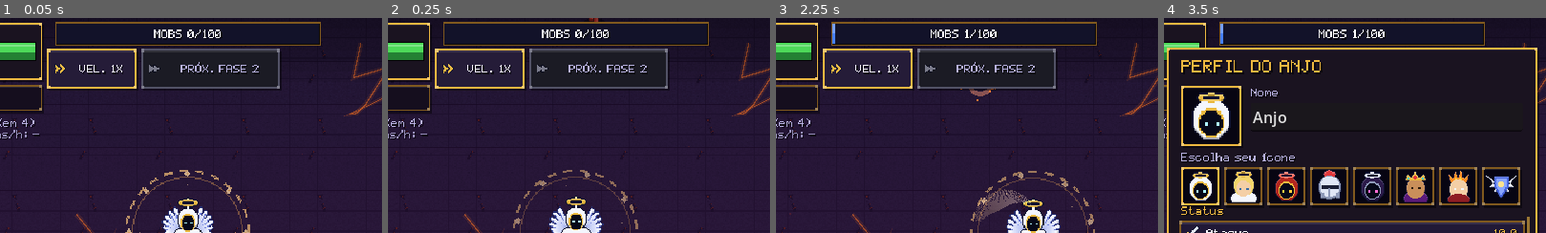
Above: before the commit, frames 1-4 (left to right).
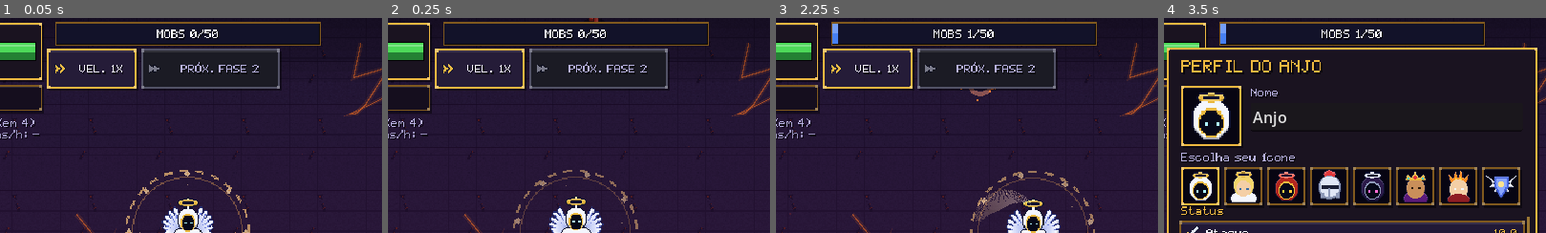
Above: after the commit, the same moments.

Repository: Bueno-N/angelic-ascension
Game: Godot game, scene res://scenes/main.tscn
The game is run twice, just before and just after one commit, with the same random seed, the same clock (stepped at 60 frames per second) and the same inputs. This scene is started directly instead of the project's main scene.
Inputs (mouse positions are % of the whole screen's width and height, from its top left):
- Up to frame 1 (0.05 s): no input
- Up to frame 2 (0.25 s): no input
- Up to frame 3 (2.25 s): tap Enter at 0.5 s; drag from (86, 88) to (60, 28) at 0.52 s; drag from (22, 69) to (45, 70) at 1.27 s; move the mouse to (5, 8) at 2.02 s; hold Right (ui_right) from 2.03 s (still down); tap 1 at 2.1 s; click (5, 8) at 2.17 s
- Up to frame 4 (3.5 s): release Right (ui_right) at 2.75 s; tap Space at 2.75 s; drag from (92, 7) to (20, 35) at 2.77 s
The pictures show only the part of the screen within x 25-75%, y 0-50%; the shares and areas given below are measured in that part.

The runs differ from the first frame. In frame 1, 0.6% of the frame differs, in the area x 40-59%, y 5-11%; in frame 2, 0.6%; in frame 3, 0.6%, in the area x 15-58%, y 2-12%; in frame 4, 0.6%.

Commit message:
chefes com skill unicas, fases comecam com 50 mobs

Diff:
--- a/data/balance.gd
+++ b/data/balance.gd
@@ -21,10 +21,12 @@
 const ENEMY_DMG_GROWTH := 1.09
 const ENEMY_GOLD_GROWTH := 1.10
 # Ritmo: a fase é longa porque os inimigos chegam em fluxo (SPAWN_INTERVAL) e o nº simultâneo é limitado.
-# Tempo mínimo de uma fase ~= ENEMY_COUNT * SPAWN_INTERVAL (fase 1: ~100 s). Alvo: ~32 fases/h no início.
-const ENEMY_COUNT_BASE := 100
-const ENEMY_COUNT_PER_STAGE := 0.5
-const ENEMY_COUNT_MAX := 180
+# Mobs por fase: começa em 50 e sobe +5 a cada 5 fases (fases 1-5: 50, 6-10: 55, 11-15: 60...).
+# A horda acelera dentro da fase (SPAWN_ACCEL_SECONDS), então o tempo real é menor que contagem x SPAWN_INTERVAL.
+const ENEMY_COUNT_BASE := 50
+const ENEMY_COUNT_STEP := 5           # mobs a mais a cada degrau
+const ENEMY_COUNT_STEP_EVERY := 5     # tamanho do degrau, em fases
+const ENEMY_COUNT_MAX := 180          # teto (atingido na fase 131); aumente aqui se quiser que o aumento continue
 const BOSS_HP_MULT := 30.0
 const BOSS_DMG_MULT := 3.0
 const BOSS_GOLD_MULT := 25.0
--- a/data/enemies_db.gd
+++ b/data/enemies_db.gd
@@ -21,12 +21,12 @@
 const SPRITE_SCALE := 2.0   # os sprites são pixel art: escala inteira mantém os pixels nítidos
 const BOSS_BASE := {"hp": 20.0, "dmg": 5.0, "speed": 55.0, "gold": 2.0, "radius": 42.0}
 
-# Cada chefe tem exatamente 2 habilidades (implementação em runtime: etapa futura).
+# Cada chefe tem exatamente 2 habilidades, e NENHUMA é repetida entre chefes (cada um tem as suas).
 const BOSSES := [
     {"id": "baal", "sprite": "boss_baal", "name": "Baal, o Devorador", "color": "#7a0f0f", "abilities": ["area_slam", "charge"]},
     {"id": "mordath", "sprite": "boss_mordath", "name": "Mordath, Senhor das Sombras", "color": "#2a1a4a", "abilities": ["summon_demons", "hellfire_projectiles"]},
-    {"id": "ignarr", "sprite": "boss_ignarr", "name": "Ignarr, Fera Infernal", "color": "#a8410f", "abilities": ["charge", "area_slam"]},
-    {"id": "azazel", "sprite": "boss_azazel", "name": "Azazel, Arauto do Abismo", "color": "#4a0f3a", "abilities": ["hellfire_projectiles", "summon_demons"]},
+    {"id": "ignarr", "sprite": "boss_ignarr", "name": "Ignarr, Fera Infernal", "color": "#a8410f", "abilities": ["meteor_rain", "flame_breath"]},
+    {"id": "azazel", "sprite": "boss_azazel", "name": "Azazel, Arauto do Abismo", "color": "#4a0f3a", "abilities": ["shadow_step", "soul_orbs"]},
 ]
 
 # Habilidades de chefes e inimigos especiais (todos os números aqui).
@@ -43,6 +43,16 @@
         "count": 3},
     "hellfire_projectiles": {"name": "Projéteis infernais", "cooldown": 8.0, "telegraph": 0.8, "min_range": 0.0, "max_range": 800.0,
         "count": 5, "speed": 260.0, "spread_deg": 60.0, "dmg_mult": 0.6, "hit_radius": 14.0},
+    # --- Ignarr (chefe 3): fogo ---
+    "meteor_rain": {"name": "Chuva de meteoros", "cooldown": 11.0, "telegraph": 1.4, "min_range": 0.0, "max_range": 99999.0,
+        "count": 5, "radius": 75.0, "scatter": 230.0, "dmg_mult": 1.6},
+    "flame_breath": {"name": "Sopro flamejante", "cooldown": 6.0, "telegraph": 0.9, "min_range": 0.0, "max_range": 360.0,
+        "range": 380.0, "half_angle_deg": 35.0, "dmg_mult": 1.7},
+    # --- Azazel (chefe 4): abismo ---
+    "shadow_step": {"name": "Passo sombrio", "cooldown": 10.0, "telegraph": 1.0, "min_range": 200.0, "max_range": 99999.0,
+        "land_offset": 100.0, "radius": 130.0, "dmg_mult": 1.6},
+    "soul_orbs": {"name": "Orbes de almas", "cooldown": 9.0, "telegraph": 0.9, "min_range": 0.0, "max_range": 900.0,
+        "count": 4, "speed": 170.0, "homing": 1.4, "life": 5.0, "dmg_mult": 0.9, "hit_radius": 16.0},
     "fire_bolt": {"name": "Bola de fogo", "cooldown": 3.5, "telegraph": 0.4, "min_range": 0.0, "max_range": 420.0,
         "speed": 300.0, "dmg_mult": 1.0, "hit_radius": 12.0},
     "life_steal": {"name": "Drenar vida", "cooldown": 4.0, "telegraph": 0.5, "min_range": 0.0, "max_range": 200.0,
--- a/scripts/logic/stage_logic.gd
+++ b/scripts/logic/stage_logic.gd
@@ -48,7 +48,8 @@
     return maxi(1, floori(float(stage) / float(Balance.BOSS_EVERY)))
 
 static func enemy_count(stage: int) -> int:
-    return mini(Balance.ENEMY_COUNT_MAX, Balance.ENEMY_COUNT_BASE + int(Balance.ENEMY_COUNT_PER_STAGE * float(stage - 1)))
+    var steps: int = floori(float(maxi(1, stage) - 1) / float(Balance.ENEMY_COUNT_STEP_EVERY))
+    return mini(Balance.ENEMY_COUNT_MAX, Balance.ENEMY_COUNT_BASE + Balance.ENEMY_COUNT_STEP * steps)
 
 static func max_alive(stage: int) -> int:
     return mini(Balance.ALIVE_MAX, Balance.ALIVE_BASE + int(Balance.ALIVE_PER_STAGE * float(stage - 1)))
--- a/scripts/runtime/enemy.gd
+++ b/scripts/runtime/enemy.gd
@@ -27,6 +27,7 @@
 var _cast_dir := Vector2.ZERO
 var _dash_t := 0.0
 var _dash_hit := false
+var _cast_pts: Array = []     # alvos (posições globais) avisados no telegraph: meteoros, destino do passo sombrio
 
 func setup(d: Dictionary, st: int, boss: bool, target: Player, summon: bool = false, mini: Dictionary = {}) -> void:
     player = target
@@ -154,8 +155,28 @@
     _cast_id = id
     _cast_t = float(EnemiesDB.ABILITIES[id]["telegraph"])
     _cast_dir = to.normalized()
+    _cast_pts = _plan_targets(id)
     abilities.start(id, EnemiesDB.ABILITIES)
     _play("cast")   # pose de conjuração durante o aviso
+
+## Alvos escolhidos NO INÍCIO do aviso (o jogador vê onde vai cair e pode sair do lugar).
+func _plan_targets(id: String) -> Array:
+    var cfg: Dictionary = EnemiesDB.ABILITIES[id]
+    var area := get_viewport().get_visible_rect().size
+    var pts: Array = []
+    if id == "meteor_rain":
+        var rng := RandomNumberGenerator.new()
+        rng.randomize()
+        for i in range(int(cfg["count"])):
+            var p: Vector2 = player.global_position   # o primeiro cai exatamente onde o anjo está
+            if i > 0:
+                p += Vector2.from_angle(rng.randf() * TAU) * rng.randf_range(40.0, float(cfg["scatter"]))
+            pts.append(p.clamp(Vector2(20, 20), area - Vector2(20, 20)))
+    elif id == "shadow_step":
+        var ang: float = randf() * TAU
+        var p2: Vector2 = player.global_position + Vector2.from_angle(ang) * float(cfg["land_offset"])
+        pts.append(p2.clamp(Vector2(20, 20), area - Vector2(20, 20)))
+    return pts
 
 func _execute_ability() -> void:
     var id := _cast_id
@@ -176,6 +197,39 @@
             _summon(int(cfg["count"]))
         "hellfire_projectiles":
             _fan(cfg)
+        "meteor_rain":
+            var hit_by_meteor := false
+            for pt in _cast_pts:
+                SpriteFx.spawn(get_parent(), "fx_fireball", pt, 3.0, Color(1.0, 0.5, 0.15))
+                SpriteFx.spawn(get_parent(), "fx_burst", pt, float(cfg["radius"]) * 2.0 / 64.0, Color(1.0, 0.45, 0.1))
+                if not hit_by_meteor and player.global_position.distance_to(pt) <= float(cfg["radius"]):
+                    hit_by_meteor = true
+                    player.take_damage(dmg * float(cfg["dmg_mult"]))
+        "flame_breath":
+            var rng_f: float = float(cfg["range"])
+            for f in [0.35, 0.65, 1.0]:
+                _burst_at(global_position + _cast_dir * rng_f * f, rng_f * f * 0.5, Color(1.0, 0.5, 0.1))
+            var to_p: Vector2 = player.global_position - global_position
+            var inside: bool = to_p.length() <= rng_f + 20.0 \
+                and absf(angle_difference(_cast_dir.angle(), to_p.angle())) <= deg_to_rad(float(cfg["half_angle_deg"]))
+            if inside:
+                player.take_damage(dmg * float(cfg["dmg_mult"]))
+        "shadow_step":
+            _burst(float(cfg["radius"]) * 0.6, Color(0.5, 0.2, 0.8))      # some no ponto de partida
+            if not _cast_pts.is_empty():
+                position = _cast_pts[0]
+                _burst(float(cfg["radius"]), Color(0.6, 0.25, 0.9))       # surge no destino avisado
+                if player.global_position.distance_to(global_position) <= float(cfg["radius"]):
+                    player.take_damage(dmg * float(cfg["dmg_mult"]))
+        "soul_orbs":
+            _burst(70.0, Color(0.6, 0.3, 0.9))
+            var n_orbs: int = int(cfg["count"])
+            var base_ang: float = randf() * TAU
+            for i in range(n_orbs):
+                var p := _shoot(Vector2.from_angle(base_ang + TAU * float(i) / float(n_orbs)), cfg, 1.0)
+                p.homing = float(cfg["homing"])
+                p.life = float(cfg["life"])
+                p.tint = Color(0.7, 0.4, 1.0)
         "fire_bolt":
             _shoot((player.global_position - global_position).normalized(), cfg, 1.0)
         "life_steal":
@@ -199,9 +253,12 @@
         player.take_damage(dmg * float(cfg["dmg_mult"]))
 
 func _burst(r: float, col: Color) -> void:
-    SpriteFx.spawn(get_parent(), "fx_burst", global_position, r * 2.0 / 64.0, col)
-
-func _shoot(dir: Vector2, cfg: Dictionary, dmg_scale: float) -> void:
+    _burst_at(global_position, r, col)
+
+func _burst_at(pos: Vector2, r: float, col: Color) -> void:
+    SpriteFx.spawn(get_parent(), "fx_burst", pos, r * 2.0 / 64.0, col)
+
+func _shoot(dir: Vector2, cfg: Dictionary, dmg_scale: float) -> EnemyProjectile:
     var p := EnemyProjectile.new()
     p.position = global_position
     p.velocity = dir * float(cfg["speed"])
@@ -209,6 +266,7 @@
     p.hit_radius = float(cfg["hit_radius"])
     p.player = player
     get_parent().add_child(p)
+    return p
 
 func _fan(cfg: Dictionary) -> void:
     var n: int = int(cfg["count"])
@@ -257,5 +315,26 @@
                 draw_line(Vector2.ZERO, _cast_dir.rotated(ang) * 420.0, warn, 4.0)
         "summon_demons":
             draw_arc(Vector2.ZERO, radius + 20.0, 0.0, TAU, 32, Color(0.7, 0.3, 1.0, 0.4 + 0.5 * t), 4.0)
+        "meteor_rain":
+            for pt in _cast_pts:
+                var lp: Vector2 = to_local(pt)
+                draw_circle(lp, float(cfg["radius"]), warn)
+                draw_arc(lp, float(cfg["radius"]), 0.0, TAU, 32, Color(1.0, 0.55, 0.15, 0.9), 3.0)
+        "flame_breath":
+            var half: float = deg_to_rad(float(cfg["half_angle_deg"]))
+            var cone := PackedVector2Array([Vector2.ZERO])
+            for k in range(9):
+                cone.append(_cast_dir.rotated(-half + 2.0 * half * float(k) / 8.0) * float(cfg["range"]))
+            draw_colored_polygon(cone, Color(1.0, 0.4, 0.1, 0.18 + 0.4 * t))
+        "shadow_step":
+            for pt in _cast_pts:
+                var lp2: Vector2 = to_local(pt)
+                draw_line(Vector2.ZERO, lp2, Color(0.6, 0.3, 0.9, 0.25), 3.0)
+                draw_circle(lp2, float(cfg["radius"]), Color(0.55, 0.2, 0.85, 0.2 + 0.4 * t))
+                draw_arc(lp2, float(cfg["radius"]), 0.0, TAU, 40, Color(0.75, 0.4, 1.0, 0.9), 3.0)
+        "soul_orbs":
+            draw_arc(Vector2.ZERO, radius + 20.0, 0.0, TAU, 32, Color(0.6, 0.3, 1.0, 0.4 + 0.5 * t), 4.0)
+            for k in range(int(cfg["count"])):
+                draw_circle(Vector2.from_angle(TAU * float(k) / float(cfg["count"])) * (radius + 20.0), 6.0, Color(0.8, 0.5, 1.0, 0.9))
         _:
             draw_arc(Vector2.ZERO, radius + 10.0, 0.0, TAU, 24, warn, 4.0)
--- a/scripts/runtime/enemy_projectile.gd
+++ b/scripts/runtime/enemy_projectile.gd
@@ -7,15 +7,24 @@
 var damage := 1.0
 var hit_radius := 14.0
 var life := 4.0
+var homing := 0.0                    # rad/s de curva em direção ao anjo (0 = reto)
+var tint := Color.WHITE
 var player: Player
+var _spr: AnimatedSprite2D
 
 func _ready() -> void:
-    var s := SpriteLib.make("fx_fireball", "play", 1.6)
-    s.rotation = velocity.angle()
-    add_child(s)
+    _spr = SpriteLib.make("fx_fireball", "play", 1.6)
+    _spr.rotation = velocity.angle()
+    _spr.modulate = tint
+    add_child(_spr)
 
 func _process(delta: float) -> void:
     life -= delta
+    if homing > 0.0 and player != null and is_instance_valid(player):
+        var want: float = (player.global_position - global_position).angle()
+        velocity = velocity.rotated(clampf(angle_difference(velocity.angle(), want), -homing * delta, homing * delta))
+        if _spr != null:
+            _spr.rotation = velocity.angle()
     position += velocity * delta
     if player != null and is_instance_valid(player) and player.global_position.distance_to(global_position) <= hit_radius + 16.0:
         player.take_damage(damage)
--- a/scripts/runtime/main.gd
+++ b/scripts/runtime/main.gd
@@ -176,13 +176,13 @@
             GameState.menu_action("opt|vol|10")
             _opt_ok = _opt_ok and UiLogic.fx_enabled(GameState.state["settings"]) and OptionsLogic.volume(GameState.state["settings"]) >= 10
         2960:
-            stage_mgr.start_stage(30)    # chefe 3 (Ignarr): sprite, pancada e investida
-        3040:
-            stage_mgr.start_stage(40)    # chefe 4 (Azazel): sprite, projéteis e invocação
-        3120:
+            stage_mgr.start_stage(30)    # chefe 3 (Ignarr): chuva de meteoros + sopro flamejante
+        3560:
+            stage_mgr.start_stage(40)    # chefe 4 (Azazel): passo sombrio + orbes de almas
+        4160:
             stage_mgr.start_stage(5)     # mini-chefe 1 (Capitão Infernal) no fim da horda
             stage_mgr.to_spawn = 2
-        3500:
+        4540:
             stage_mgr.start_stage(15)    # mini-chefe 2 (Cérbero das Cinzas)
             stage_mgr.to_spawn = 2
     # interface: menu (todas as abas) e perfil, com o desenho real rodando em frames seguidos
@@ -193,7 +193,7 @@
         if step == last_step:
             GameState.set_profile("Teste", 3)
             _profile_ok = str(GameState.state["profile"]["name"]) == "Teste" and int(GameState.state["profile"]["avatar"]) == 3
-    if _frames >= 3900:
+    if _frames >= 4940:
         var s: Dictionary = GameState.state
         var kinds: Array = _ability_kinds.keys()
         kinds.sort()
--- a/tests/test_enemy_abilities.gd
+++ b/tests/test_enemy_abilities.gd
@@ -7,8 +7,27 @@
         for a in b["abilities"]:
             check(EnemiesDB.ABILITIES.has(a), "habilidade definida: " + str(a))
             seen[a] = true
-    for need in ["area_slam", "charge", "summon_demons", "hellfire_projectiles"]:
+    for need in ["area_slam", "charge", "summon_demons", "hellfire_projectiles", "meteor_rain", "flame_breath", "shadow_step", "soul_orbs"]:
         check(seen.has(need), "design pede: " + need)
+
+func test_every_boss_has_its_own_unique_abilities() -> void:
+    var owner_of := {}
+    for b in EnemiesDB.BOSSES:
+        for ab in b["abilities"]:
+            check(not owner_of.has(ab), "habilidade %s repetida entre %s e %s" % [ab, owner_of.get(ab, ""), b["name"]])
+            owner_of[ab] = b["name"]
+    check(owner_of.size() == EnemiesDB.BOSSES.size() * 2, "8 habilidades distintas para 4 chefes")
+    check(EnemiesDB.BOSSES[2]["abilities"] == ["meteor_rain", "flame_breath"], "Ignarr: meteoros e sopro")
+    check(EnemiesDB.BOSSES[3]["abilities"] == ["shadow_step", "soul_orbs"], "Azazel: passo sombrio e orbes")
+
+func test_new_boss_ability_numbers() -> void:
+    var c: Dictionary = EnemiesDB.ABILITIES
+    check(int(c["meteor_rain"]["count"]) >= 3 and float(c["meteor_rain"]["radius"]) > 0.0, "meteoros: vários e com raio")
+    check(float(c["flame_breath"]["range"]) > 0.0 and float(c["flame_breath"]["half_angle_deg"]) > 0.0 and float(c["flame_breath"]["half_angle_deg"]) < 90.0, "sopro: cone válido")
+    check(float(c["shadow_step"]["radius"]) > 0.0 and float(c["shadow_step"]["min_range"]) > 0.0, "passo sombrio só de longe")
+    check(int(c["soul_orbs"]["count"]) >= 2 and float(c["soul_orbs"]["homing"]) > 0.0 and float(c["soul_orbs"]["life"]) > 0.0, "orbes teleguiados com vida útil")
+    for id in ["meteor_rain", "flame_breath", "shadow_step", "soul_orbs"]:
+        check(float(c[id]["dmg_mult"]) > 0.0, id + ": causa dano")
 
 func test_special_enemies_have_defined_abilities() -> void:
     var n := 0
--- a/tests/test_progression.gd
+++ b/tests/test_progression.gd
@@ -21,6 +21,24 @@
         dmg = d
         cnt = c
     check(StageLogic.enemy_count(1) == Balance.ENEMY_COUNT_BASE, "fase 1 usa quantidade base")
+
+func test_enemy_count_starts_at_50_and_grows_5_every_5_stages() -> void:
+    check(Balance.ENEMY_COUNT_BASE == 50, "começa em 50 mobs")
+    for st in range(1, 6):
+        check(StageLogic.enemy_count(st) == 50, "fases 1-5: 50 (fase %d)" % st)
+    for st in range(6, 11):
+        check(StageLogic.enemy_count(st) == 55, "fases 6-10: 55 (fase %d)" % st)
+    check(StageLogic.enemy_count(11) == 60 and StageLogic.enemy_count(15) == 60, "fases 11-15: 60")
+    check(StageLogic.enemy_count(26) == 75 and StageLogic.enemy_count(30) == 75, "fases 26-30: 75")
+    check(StageLogic.enemy_count(100) == 50 + 5 * 19, "fase 100: 145")
+    check(StageLogic.enemy_count(10000) == Balance.ENEMY_COUNT_MAX, "respeita o teto")
+    check(StageLogic.enemy_count(0) == 50 and StageLogic.enemy_count(-3) == 50, "fase inválida usa a base")
+
+func test_mobs_get_stronger_with_stage() -> void:
+    for t in EnemiesDB.TYPES:
+        check(StageLogic.enemy_hp(float(t["hp"]), 30) > StageLogic.enemy_hp(float(t["hp"]), 1) * 10.0, "vida de %s cresce forte" % t["id"])
+        check(StageLogic.enemy_dmg(float(t["dmg"]), 30) > StageLogic.enemy_dmg(float(t["dmg"]), 1) * 5.0, "dano de %s cresce" % t["id"])
+        check(StageLogic.enemy_gold(float(t["gold"]), 30) > StageLogic.enemy_gold(float(t["gold"]), 1), "ouro de %s cresce" % t["id"])
 
 func test_boss_stronger_than_regular() -> void:
     for st in [10, 20, 50, 100]:
@@ -78,4 +96,4 @@
         prev = a
     check(StageLogic.max_alive(1) == Balance.ALIVE_BASE, "fase 1 usa ALIVE_BASE")
     var min_secs: float = float(StageLogic.enemy_count(1)) * Balance.SPAWN_INTERVAL
-    check(min_secs >= 60.0 and min_secs <= 180.0, "tempo mínimo da fase 1 entre 60 e 180 s (obtido %.0f s)" % min_secs)
+    check(min_secs >= 40.0 and min_secs <= 180.0, "tempo máximo da fase 1 (sem aceleração) entre 40 e 180 s (obtido %.0f s)" % min_secs)
--- a/tests/test_ui_assets.gd
+++ b/tests/test_ui_assets.gd
@@ -9,7 +9,7 @@
     "Máximo de 2 jogos salvos por conta", "Escolha um espaço", "ESPAÇO 1", "Vazio", "APAGAR", "CONFIRMAR", "SOBRESCREVER", "ESCOLHER", "CONTINUAR",
     "COMEÇAR", "NOME DO SEU ANJO", "Seu nome", "Escolha um nome (até 14 letras). Dá para mudar depois no perfil.", "Espaço 1",
     "Toque em CONFIRMAR para substituir este jogo ao começar um novo", "Toque em CONFIRMAR para apagar este jogo salvo",
-    "Nenhum jogo salvo", "Fase 12  (recorde 15)", "Asas Nv 3  |  Habilidades 2", "Menu inicial"]
+    "Nenhum jogo salvo", "Fase 12  (recorde 15)", "Asas Nv 3  |  Habilidades 2", "Menu inicial", "Chuva de meteoros", "Sopro flamejante", "Passo sombrio", "Orbes de almas"]
 const FIXED_ICONS := ["coin", "gem", "shard", "menu", "close", "back", "speed", "fx", "next", "user", "skills", "wings", "armor", "gear", "speaker"]
 
 func _font_image() -> Image:
Not shown, changed: docs/STATUS.md
Not shown, changed: tools/ci/smoke_run.sh
